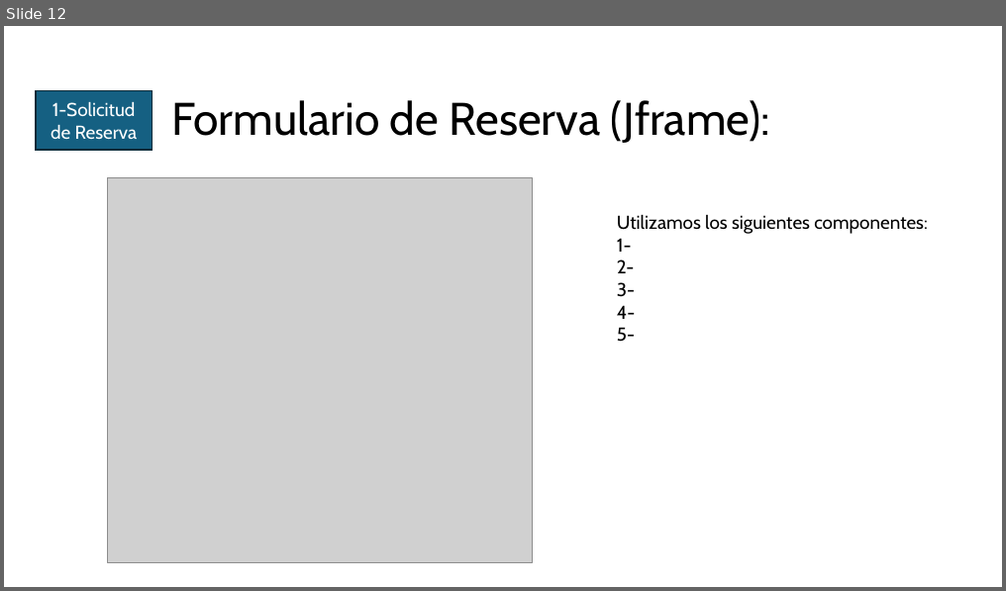
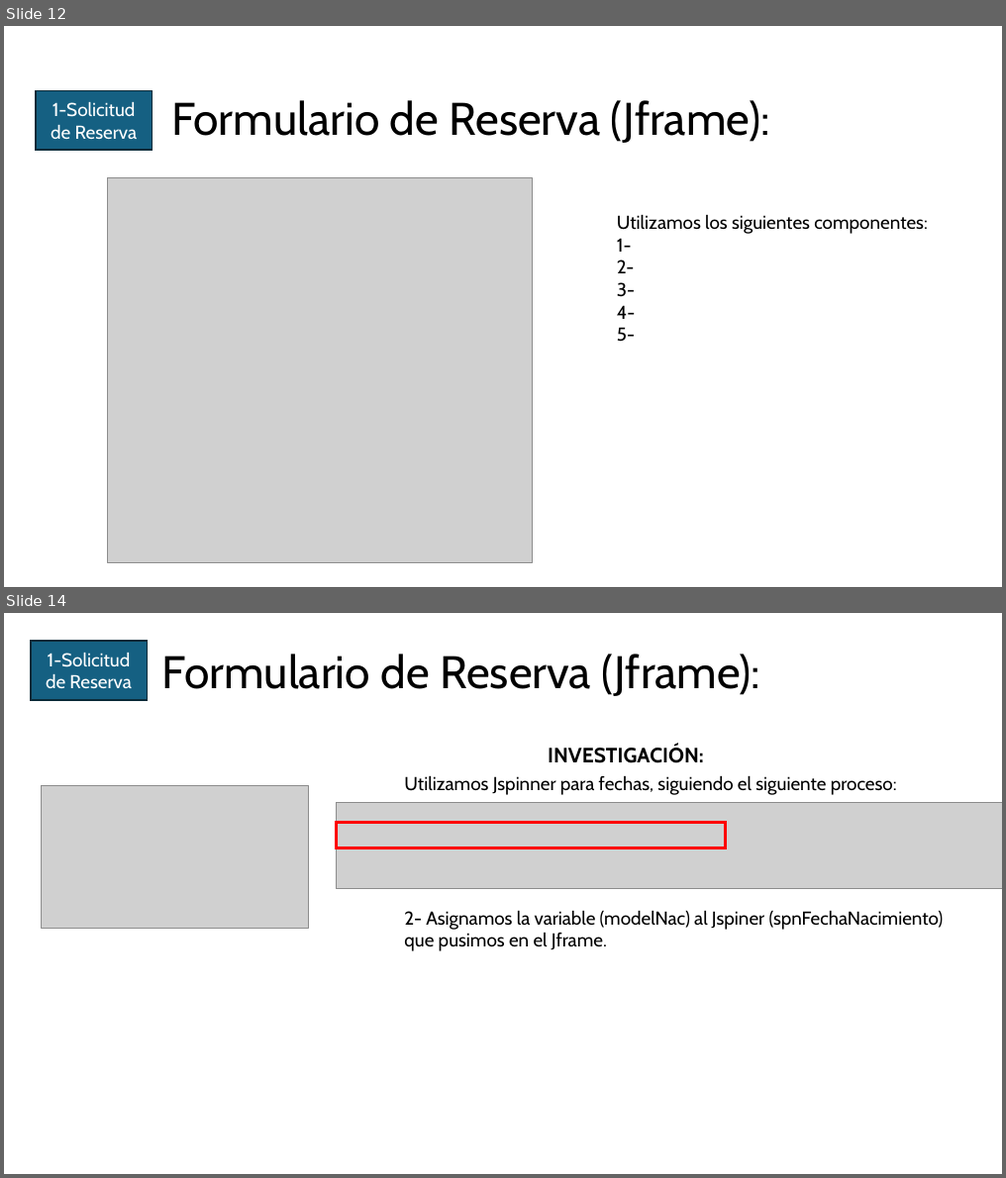
Before and after one commit to oscarloria/EcoAnaApp, a slide deck: ECOANA.pptx. Shown one above the other, each under a label of ours: slide 12 before the commit, slides 12 and 14 after it; the slides between them are not shown. The pictures are 1006x591 and 1006x1178 pixels, drawn with LibreOffice and Linux fonts; fonts in the diff are those of the drawing; grey boxes stand for pictures. Boxes give left, top, right and bottom in pixels: in the first picture for what was removed or moved away, otherwise in the second. Text is boxed around its words. In the diff, an @@ line names an element or a change of style, - is before the commit and + after.

```diff
--- a/ECOANA.pptx
+++ b/ECOANA.pptx
@@ slide 14 added at box(4, 613, 1002, 1174), background #FFFFFF @@
@@ rectangle added at box(30, 641, 147, 700), fill #156082, outline #092A39 1.5 pt, 18 pt, text #FFFFFF @@
+1-Solicitud de Reserva
@@ title added at box(162, 654, 760, 696), 44 pt, text #000000 @@
+Formulario de Reserva (Jframe):
@@ text added at box(548, 745, 704, 763), 20 pt, text #000000, bold @@
+INVESTIGACIÓN:
@@ picture added at box(42, 786, 309, 928) @@
@@ text added at box(404, 775, 944, 952), 18 pt, text #000000 @@
+Utilizamos Jspinner para fechas, siguiendo el siguiente proceso:
+2- Asignamos la variable (modelNac) al Jspiner (spnFechaNacimiento) que pusimos en el Jframe.
@@ picture added at box(337, 802, 1002, 889) @@
@@ rectangle added at box(337, 823, 726, 849), outline #FF0000 3 pt @@
```
Also in this commit, not shown: 1 slide changed, 3 other slides added, 7 other files.
